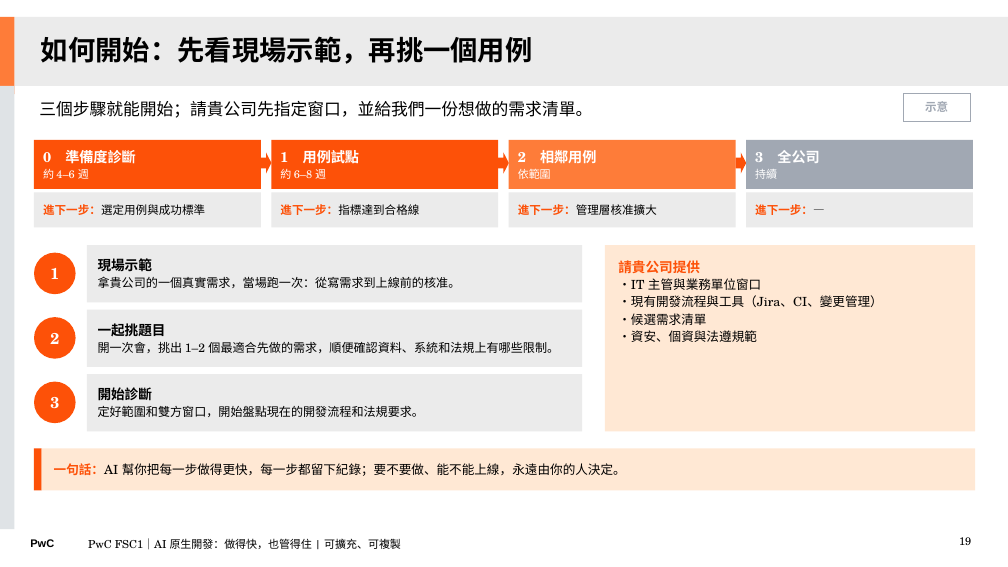
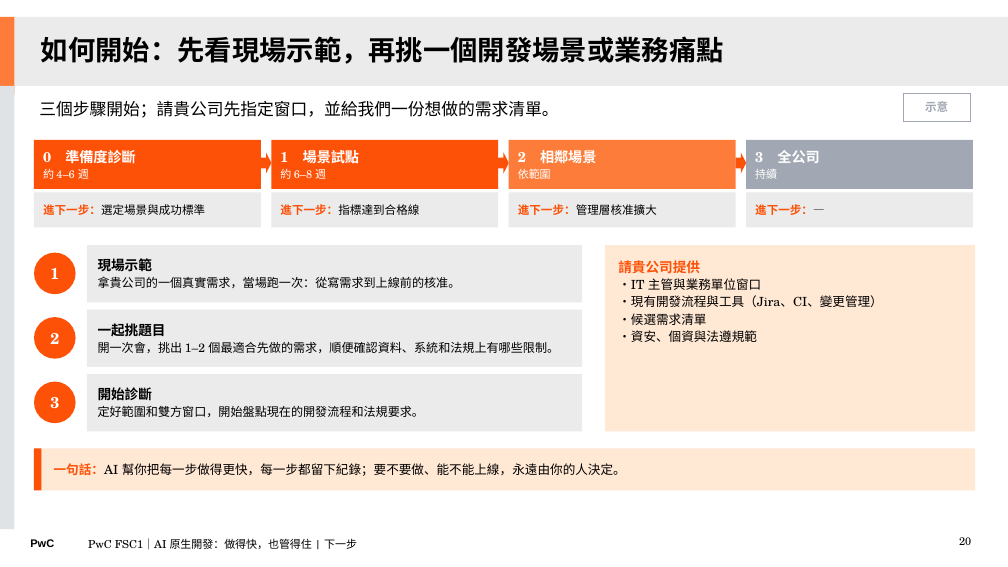
Before and after one commit to Robshao/PwC_FSC1, a slide deck: slide 20 of research/ai-native-sdlc/AI原生開發_做得快也管得住_客戶版.pptx (slide 19 before the commit). Drawn at 1008x567 pixels with LibreOffice and Linux fonts; fonts in the diff are those of the drawing. Boxes give left, top, right and bottom in pixels: in the first picture for what was removed or moved away, otherwise in the second. Text is boxed around its words. In the diff, an @@ line names an element or a change of style, - is before the commit and + after.

```diff
--- a/research/ai-native-sdlc/AI原生開發_做得快也管得住_客戶版.pptx
+++ b/research/ai-native-sdlc/AI原生開發_做得快也管得住_客戶版.pptx
@@ title at (41,36,724,64): text changed @@
-如何開始：先看現場示範，再挑一個用例
+如何開始：先看現場示範，再挑一個開發場景或業務痛點
@@ text at (39,101,558,118): text changed @@
-三個步驟就能開始；請貴公司先指定窗口，並給我們一份想做的需求清單。
+三個步驟開始；請貴公司先指定窗口，並給我們一份想做的需求清單。
@@ text in rectangle at (280,148,359,167): text changed @@
-1 用例試點
+1 場景試點
@@ text in rectangle at (518,148,596,167): text changed @@
-2 相鄰用例
+2 相鄰場景
@@ text in rectangle at (43,204,205,215): text changed @@
-進下一步：選定用例與成功標準
+進下一步：選定場景與成功標準
@@ text at (88,538,357,549): text changed @@
-PwC FSC1｜AI 原生開發：做得快，也管得住 | 可擴充、可複製
+PwC FSC1｜AI 原生開發：做得快，也管得住 | 下一步
@@ page number at (959,537,971,545): text changed @@
-19
+20
```
Also in this commit, not shown: 13 other slides changed, 2 slides added, 9 other files.
